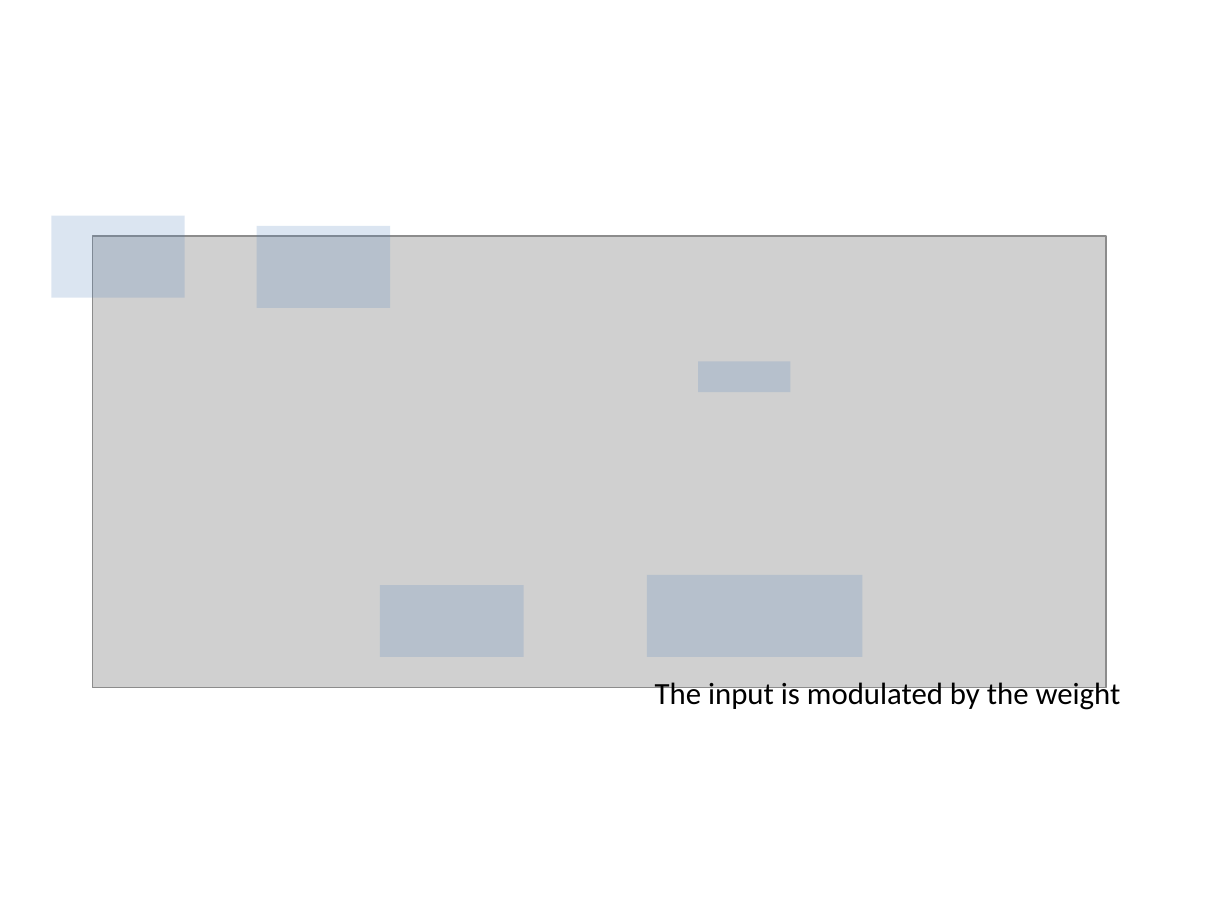
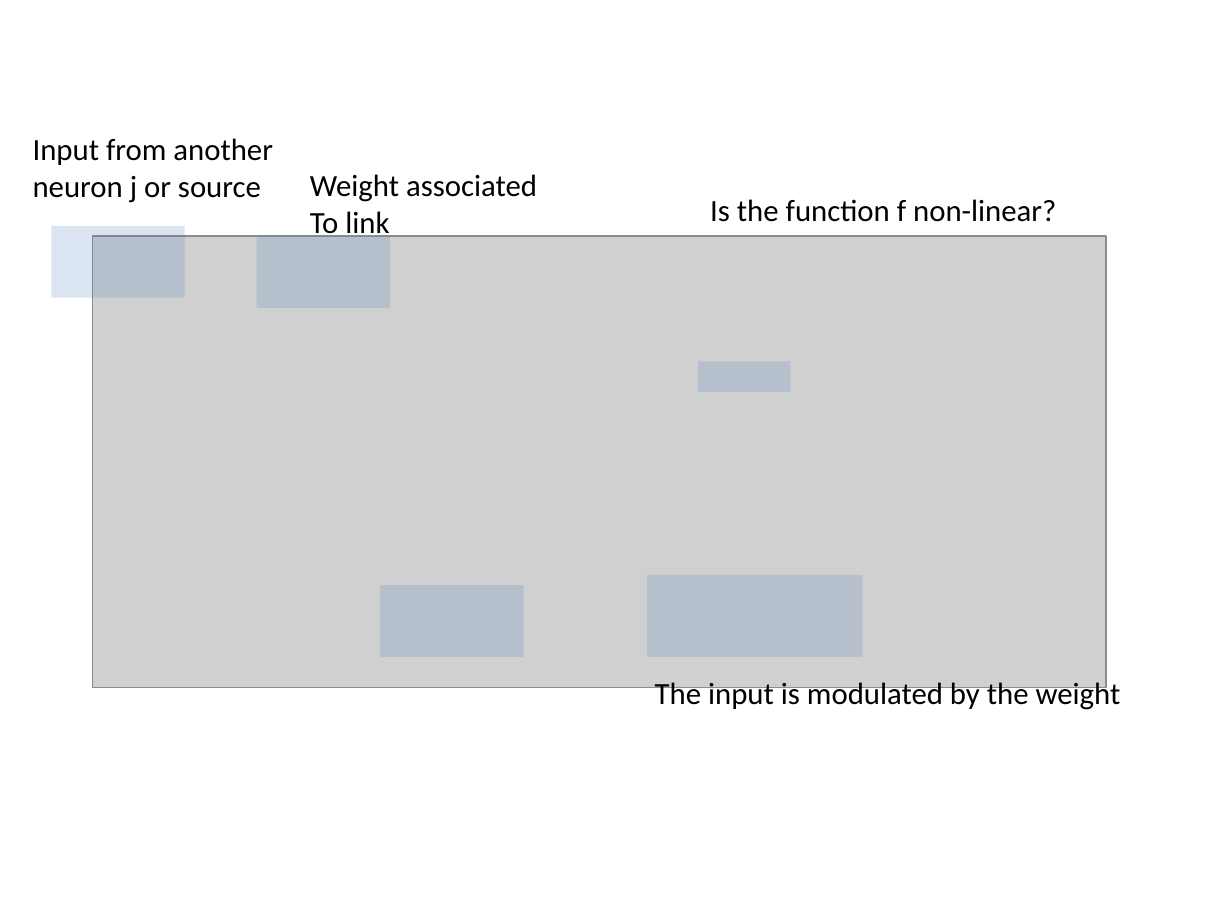
Before and after one commit to edvelezg/unb-nn, a slide deck: slide 7 of Neural Networks.pptx (slide 6 before the commit). Drawn at 1232x924 pixels with LibreOffice and Linux fonts; fonts in the diff are those of the drawing; grey boxes stand for pictures. Boxes give left, top, right and bottom in pixels: in the first picture for what was removed or moved away, otherwise in the second. Text is boxed around its words. In the diff, an @@ line names an element or a change of style, - is before the commit and + after.

```diff
--- a/Neural Networks.pptx
+++ b/Neural Networks.pptx
@@ text added at [33,138,273,203], 18 pt, text #000000 @@
+Input from another
+neuron j or source
@@ text added at [310,174,537,241], 18 pt, text #000000 @@
+Weight associated
+To link
@@ text added at [710,199,1056,222], 18 pt, text #000000 @@
+Is the function f non-linear?
@@ rectangle: place and size @@
-rectangle at [52,216,185,298]
+rectangle at [52,225,185,297]
@@ rectangle: place and size @@
-rectangle at [256,225,389,308]
+rectangle at [256,237,389,308]
```
Also in this commit, not shown: 4 other slides changed, 9 slides added, 2 slides removed, 1 other file.
